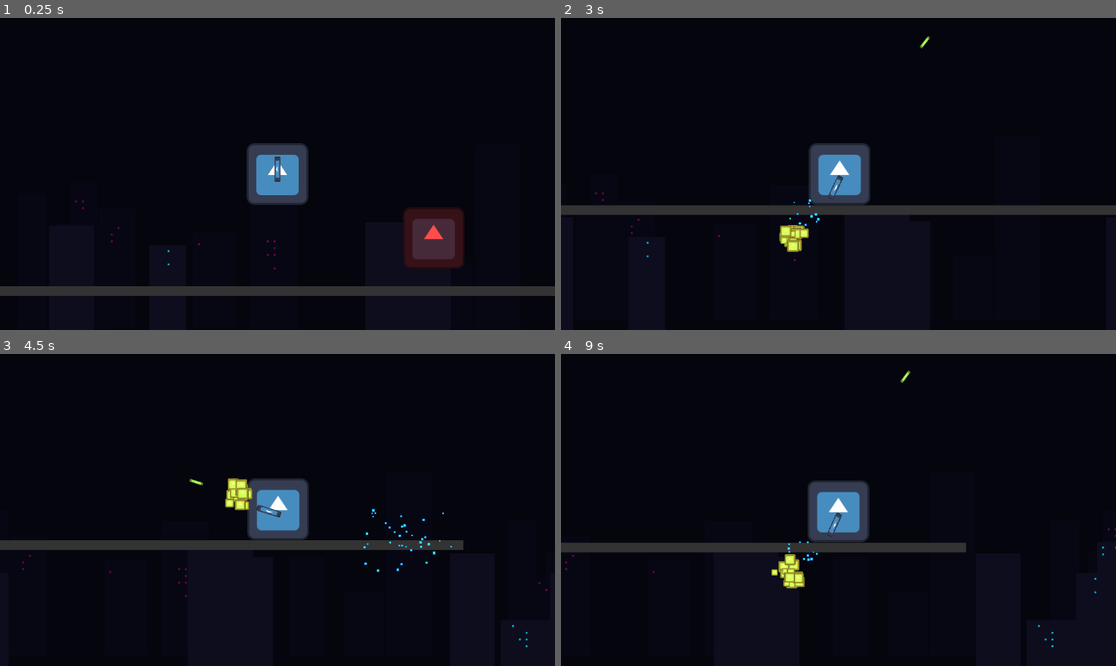
Above: before the commit, frames 1-4 (two rows, left to right).
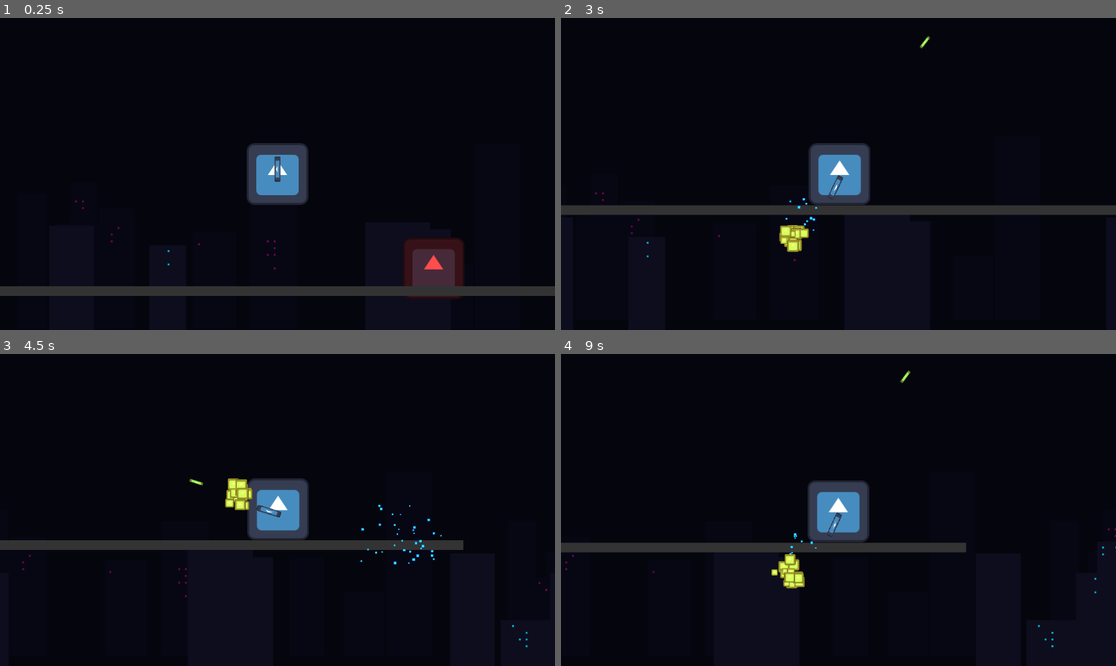
Above: after the commit, the same moments.

Repository: Viet-6/test-pcaF
Game: Godot game, scene res://scenes/levels/test_level.tscn
Two runs of this game, one before a commit and one after it. Both use one fixed random seed, a clock stepped at 60 frames per second and the inputs below. The engine's default icon, where the game draws it, is replaced by a stand-in: a white triangle on a blue panel in a dark square.
Inputs (mouse positions are in pixels of both pictures, inside the frame that each line leads up to):
- Up to frame 1 (0.25 s): no input
- Up to frame 2 (3 s): move the mouse to (960, 158) at 0.52 s; press the mouse at (960, 158) at 0.53 s; hold D (move_right) 0.53-2.03 s; tap Space (jump) at 0.77, 1.52 s; move the mouse to (727, 189) at 1.27 s; release the mouse at (727, 189) at 1.28 s; click (727, 189) at 1.35 s; move the mouse to (894, 105) at 2.02 s; press the mouse at (894, 105) at 2.03 s; hold A (move_left) 2.03-2.78 s; move the mouse to (810, 236) at 2.77 s; release the mouse at (810, 236) at 2.78 s; hold D (move_right) from 2.78 s (still down); click (810, 236) at 2.85 s
- Up to frame 3 (4.5 s): tap Space (jump) at 3.02, 3.77 s; move the mouse to (444, 556) at 3.52 s; press the mouse at (444, 556) at 3.53 s; move the mouse to (111, 463) at 4.27 s; release D (move_right) at 4.28 s; release the mouse at (111, 463) at 4.28 s; hold A (move_left) from 4.28 s (still down); click (111, 463) at 4.35 s
- Up to frame 4 (9 s): tap Space (jump) at 4.52, 6.02, 6.77, 7.52 s; move the mouse to (866, 510) at 5.02 s; release A (move_left) at 5.03 s; press the mouse at (866, 510) at 5.03 s; hold D (move_right) 5.03-5.78 s; move the mouse to (755, 432) at 5.77 s; release the mouse at (755, 432) at 5.78 s; hold A (move_left) 5.78-7.28 s; click (755, 432) at 5.85 s; move the mouse to (960, 494) at 6.52 s; press the mouse at (960, 494) at 6.53 s; move the mouse to (727, 525) at 7.27 s; release the mouse at (727, 525) at 7.28 s; hold D (move_right) from 7.28 s (still down); click (727, 525) at 7.35 s; move the mouse to (894, 441) at 8.02 s; press the mouse at (894, 441) at 8.03 s; move the mouse to (810, 572) at 8.77 s; release the mouse at (810, 572) at 8.78 s; click (810, 572) at 8.85 s

The runs differ from the first frame. In frame 1, 2.2% of the frame differs, in the area x 72-84%, y 60-90%; in frame 2, less than 0.1%; in frame 3, 0.3%; in frame 4, less than 0.1%.

Commit message:
fix projectile #22

Diff:
--- a/scenes/enemies/enemy.tscn
+++ b/scenes/enemies/enemy.tscn
@@ -4,7 +4,7 @@
 [ext_resource type="Texture2D" path="res://icon.svg" id="2_icon"]
 
 [sub_resource type="RectangleShape2D" id="1"]
-size = Vector2(100, 500)
+size = Vector2(100, 200)
 
 [node name="Enemy" type="CharacterBody2D"]
 collision_layer = 4
@@ -14,3 +14,6 @@
 [node name="Sprite2D" type="Sprite2D" parent="."]
 texture = ExtResource("2_icon")
 modulate = Color(1, 0.3, 0.3, 1) # Red tint
+
+[node name="CollisionShape2D" type="CollisionShape2D" parent="."]
+shape = SubResource("1")
--- a/scripts/enemy.gd
+++ b/scripts/enemy.gd
@@ -6,16 +6,6 @@
 func _ready():
 	current_health = max_health
 	add_to_group("enemies")
-
-	# Force create collision shape to ensure it exists (Scene file paranoia)
-	var shape = RectangleShape2D.new()
-	shape.size = Vector2(100, 200)
-
-	var col = CollisionShape2D.new()
-	col.shape = shape
-	col.debug_color = Color(1, 0, 0, 0.5)
-	add_child(col)
-	print("Enemy Initialized with Procedural Collision Shape")
 
 func _physics_process(delta):
 	# Add gravity so it sits on floor properly
